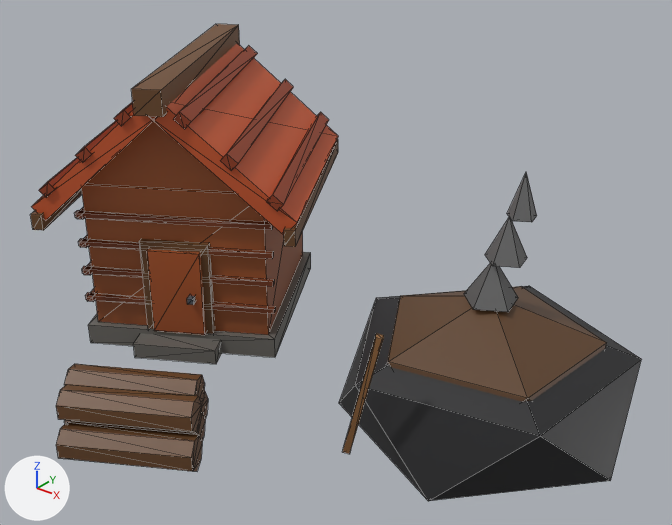
The glTF model art/models/building_28.glb: old version first, new version second.
Both versions are drawn from a 50 mm camera at (0.909, -1.236, 0.94) aimed at (-0.039, -0.051, 0.205). Arrows for +X, +Y and +Z are at lower left; the lights stay in place. The picture after the commit comes second. Mesh edges are drawn as thin lines. Vertices at exactly the same position are counted once.

Names of what the first picture shows: 'building_28'.
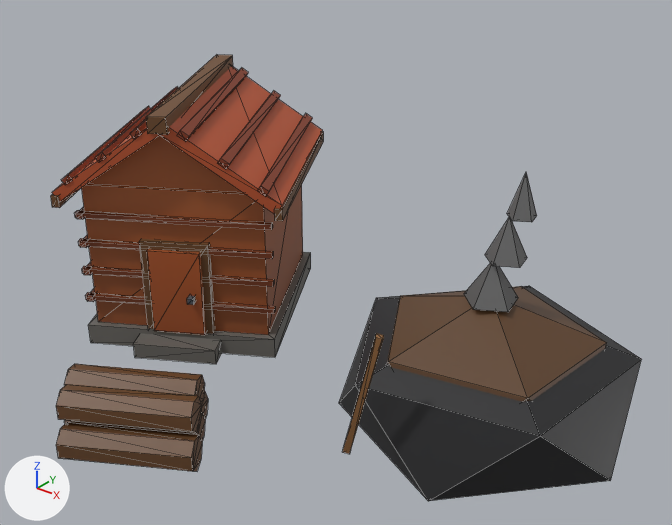
Changed parts and their boxes [x1, y1, x2, y2] in the pictures (672 x 525 px; the box of a moved part takes in the faces that stretch with it):
'building_28', reshaped (6% shorter): before [30, 24, 641, 501]; after [51, 55, 641, 501]
part 1 of me_building_28, moved or reshaped: before [30, 24, 338, 247]; after [51, 55, 324, 221]
part 2 of me_building_28, recoloured: before [39, 79, 320, 235]; after [55, 87, 303, 214]

The change, as a diff of the scene's bpy script:
```diff
--- a/art/models/building_28.glb.py
+++ b/art/models/building_28.glb.py
@@ me_building_28 @@
 # used by ob_building_28; location = (0.0, 0.0, 0.0)
-me_building_28.from_pydata(...)  # 350 vertices, 540 faces; spans x -0.725..0.487, y -0.577..0.32, z -0.165..0.531
+me_building_28.from_pydata(...)  # 350 vertices, 540 faces; spans x -0.685..0.487, y -0.577..0.32, z -0.165..0.475
+# me_building_28 part 1: 90 of 350 vertices moved; they spanned x -0.725..-0.059, y -0.378..0.295, z 0.262..0.531 and now span x -0.685..-0.098, y -0.338..0.255, z 0.295..0.475; mean shift (0.0, 0.0, -0.009); largest move (-0.5, 0.196, 0.531) -> (-0.489, 0.162, 0.475)
+# me_building_28 part 2: 60 kept faces spanning x -0.682..-0.101, y -0.333..0.25, z 0.304..0.462 get new vertex colours; the middle colour goes from brown #923d1d to brown #85391c
 me_building_28.materials.append(mat_defaultmaterial)
```
